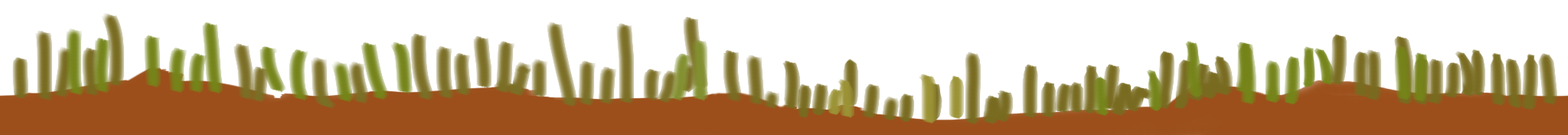
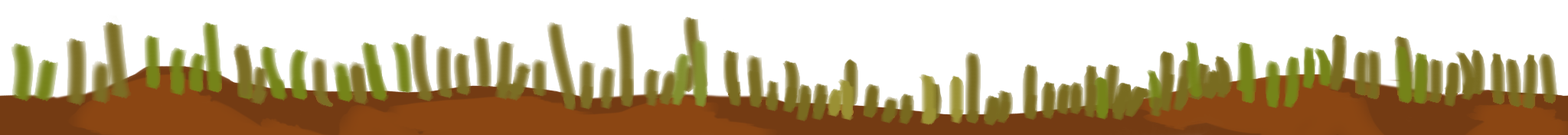
Layered file, before and after one edit (1568×135). Changes by layer:
painted on "SOIL" over [0, 13, 1568, 135]
added layer "Layer 2" above "Layer 1" over [67, 64, 1568, 135]
added layer "Layer 1" over [0, 65, 1568, 135]
